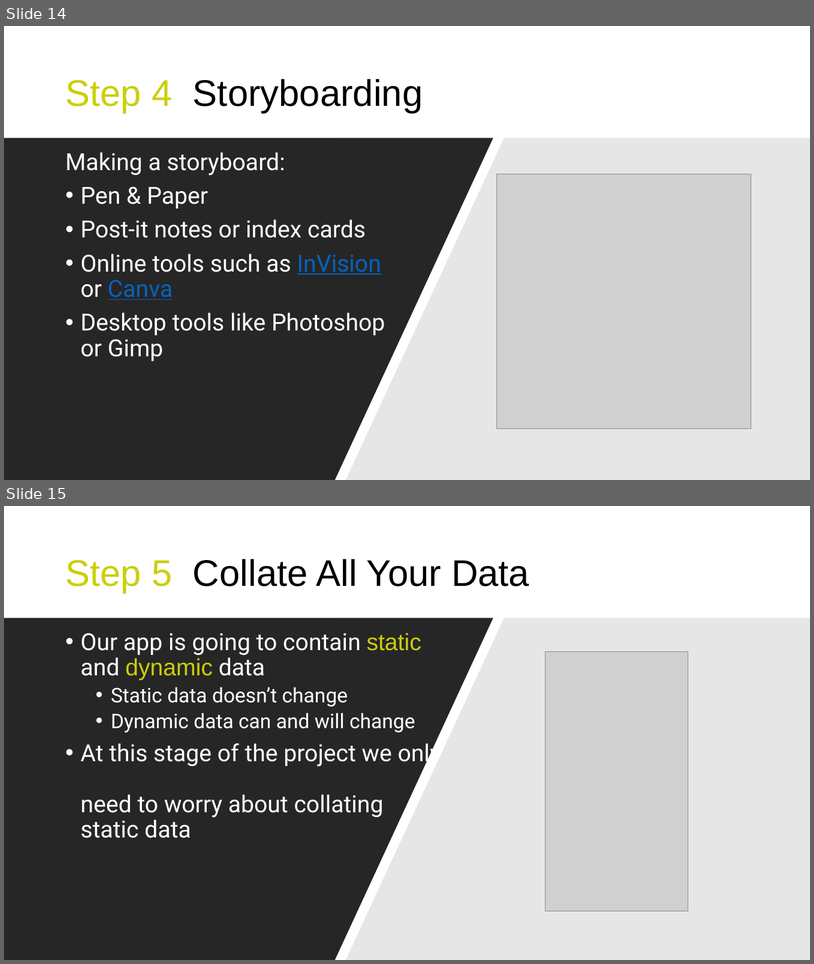
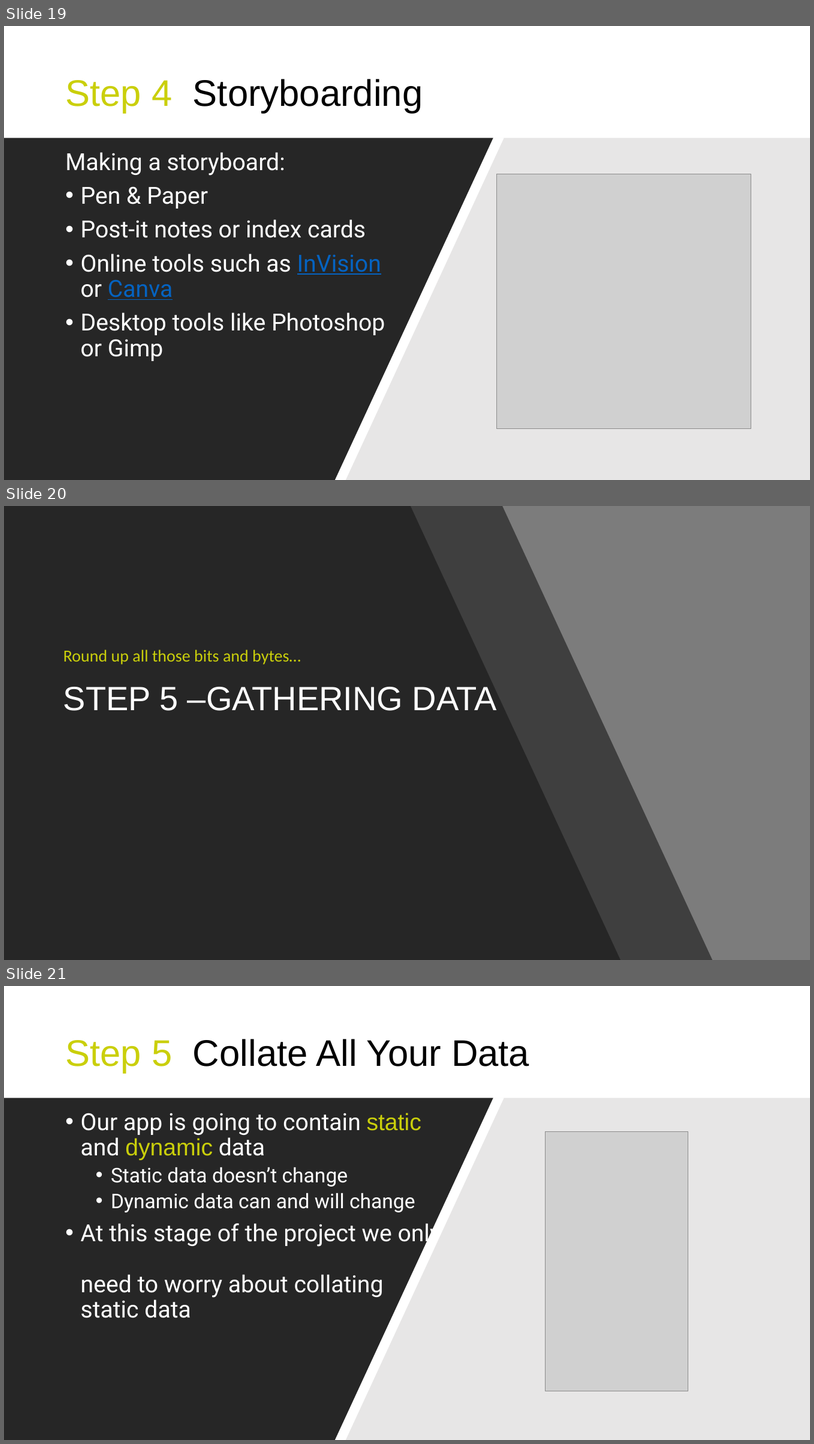
Before and after one commit to WebDevelopWolf/Training, a slide deck: Udemy/Lecture 1 - Application Design/Application Design - Screen.pptx. Shown one above the other, each under a label of ours: slides 14 and 15 before the commit, slides 19, 20 and 21 after it. The pictures are 814x964 and 814x1444 pixels, drawn with LibreOffice and Linux fonts; fonts in the diff are those of the drawing; grey boxes stand for pictures. Boxes give left, top, right and bottom in pixels: in the first picture for what was removed or moved away, otherwise in the second. Text is boxed around its words. In the diff, an @@ line names an element or a change of style, - is before the commit and + after.

```diff
--- a/Udemy/Lecture 1 - Application Design/Application Design - Screen.pptx
+++ b/Udemy/Lecture 1 - Application Design/Application Design - Screen.pptx
@@ slide 20 added at box(4, 506, 810, 960), background #7C7C7C; not listed: 1 template element that a slide beside it also shows @@
@@ rectangle added at box(4, 506, 810, 960), fill #7C7C7C @@
@@ freeform shape added at box(4, 506, 621, 960), fill #262626 @@
@@ freeform shape added at box(86, 506, 713, 960), fill #262626 at 70% opacity @@
@@ text added at box(63, 649, 301, 664), 20 pt, text #CACF0B @@
+Round up all those bits and bytes…
@@ title added at box(63, 687, 497, 711), 40 pt, text #FFFFFF @@
+STEP 5 –GATHERING DATA
@@ what was slide 14 is now slide 19 @@
@@ what was slide 15 is now slide 21 @@
```
Also in this commit, not shown: 1 slide changed, 8 other slides added, 46 other files.
